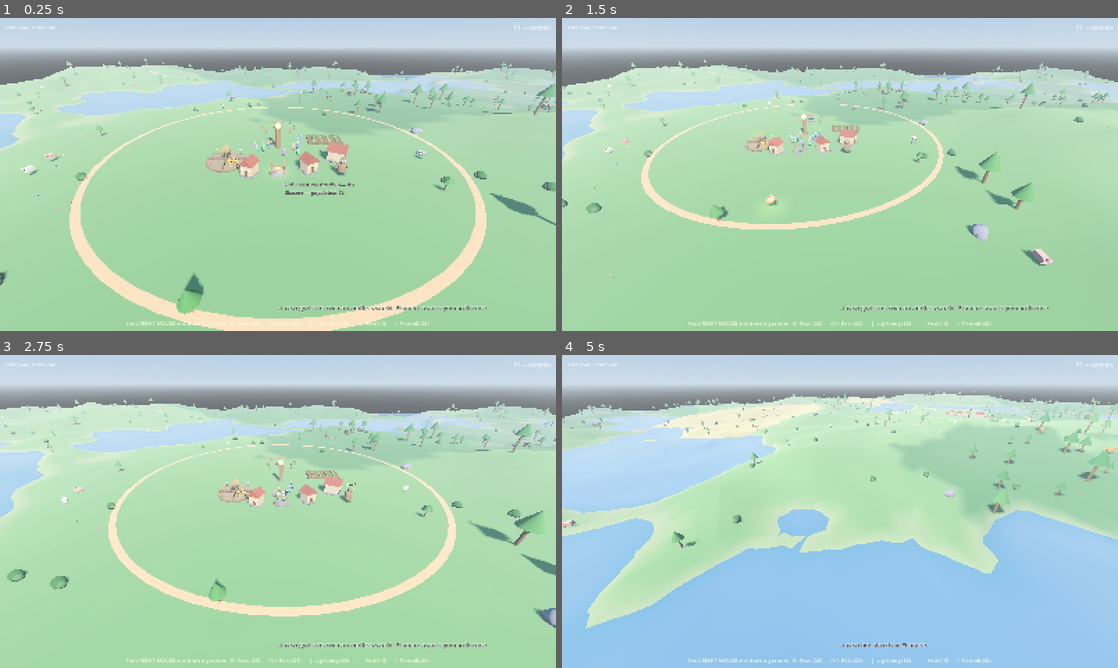
Above: before the commit, frames 1-4 (two rows, left to right).
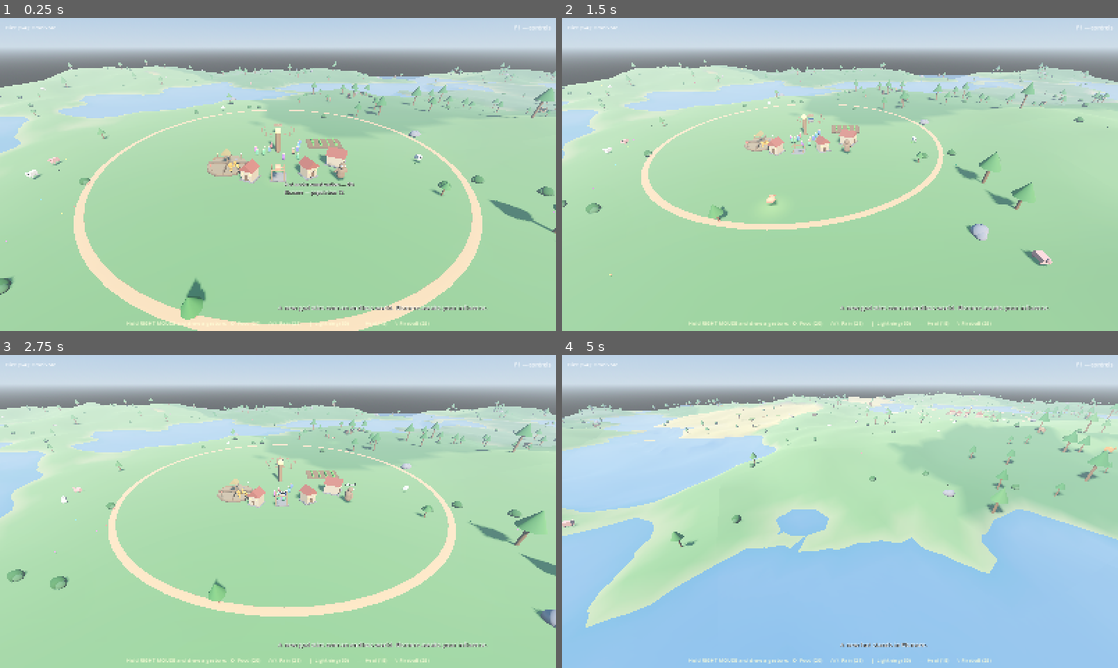
Above: after the commit, the same moments.

Repository: tjloman/tjloman
Game: Godot game, scene res://scenes/main.tscn
Same seed, same stepped clock (60 frames per second), same inputs: the game is played once before the commit and once after it.
Inputs (mouse positions are in pixels of both pictures, inside the frame that each line leads up to):
- Up to frame 1 (0.25 s): no input
- Up to frame 2 (1.5 s): move the mouse to (962, 158) at 0.52 s; hold Right 0.53-1.25 s; hold S (cam_back) 0.53-1.25 s; click (962, 158) at 0.67 s; drag from (728, 190) to (812, 237) at 1.27 s
- Up to frame 3 (2.75 s): move the mouse to (333, 442) at 2.02 s; hold Right from 2.03 s (still down); hold A (cam_left) from 2.03 s (still down)
- Up to frame 4 (5 s): release Right at 2.75 s; release A (cam_left) at 2.75 s; drag from (812, 574) to (673, 464) at 2.77 s; move the mouse to (1006, 558) at 3.52 s; hold Left 3.53-4.25 s; hold Q (cam_rotate_left) 3.53-4.25 s; drag from (673, 464) to (756, 433) at 4.27 s

The runs differ from the first frame. In frame 1, 8.8% of the frame differs, in the area x 0-100%, y 12-100%; in frame 2, 0.4%; in frame 3, 0.5%; in frame 4, 0.9%.

Commit message:
Camera: stop tilt-up from corrupting the rig; ground the fireball scorch
The camera clamp set camera.global_position.y directly, but the camera
is a deeply-nested rotated child — that back-computes a nonzero local
x/y offset which the zoom lerp (only touching .z) never reset. So one
ground-cram permanently knocked the camera off its axis: zoom-to-hand
missed, rotation felt awkward. And tilting up (+40) drops the camera
below the pivot, straight into a hill, which triggered exactly that
corruption.

Now the rig height is managed on the RIG's y alone — never the camera's
local offset (which is forced back to (0,0,z) every frame, self-healing
any past drift). It lifts just enough to keep the camera above ground
when tilted up, and eases down to ride the terrain otherwise, with a
dead-zone so the two don't oscillate.

Also: zoom/yaw focus now falls back to zooming in place unless the
camera is tilted down enough that the hand's spot is a real ground
point within reach — a sky-pointing hand can no longer fling the rig
across the map. Max zoom already pulled to 70.

FIREBALL: the scorch decal is burned into the terrain under the blast,
not left floating where a mid-air detonation happened. Farm earthen bed
deepened so hills stop poking through the field on slopes.

Co-Authored-By: Claude Fable 5 <noreply@anthropic.com>
Claude-Session: https://claude.ai/code/session_01NqBKfyc5c6bViy6kUi2S7P

Diff:
--- a/scripts/miracles/fireball.gd
+++ b/scripts/miracles/fireball.gd
@@ -128,8 +128,14 @@
 	flash.omni_range = 22.0
 	flash.position = pos + Vector3(0, 2, 0)
 	scene.add_child(flash)
+	# The scorch is burned into the GROUND, wherever the blast happened
+	# above it — never left floating in mid-air.
+	var ground_y := pos.y
+	var world := get_tree().get_first_node_in_group("world_gen") as WorldGen
+	if world != null:
+		ground_y = maxf(world.height_at(pos.x, pos.z), WorldGen.WATER_LEVEL)
 	var scorch := Util.cylinder(BLAST_RADIUS * 0.55, 0.06, Color(0.12, 0.09, 0.07),
-		pos + Vector3(0, 0.04, 0))
+		Vector3(pos.x, ground_y + 0.05, pos.z))
 	scene.add_child(scorch)
 
 	var tween := scene.create_tween()
--- a/scripts/player/camera_rig.gd
+++ b/scripts/player/camera_rig.gd
@@ -70,10 +70,14 @@
 	if rot != 0.0:
 		_yaw_around_focus(-rot * ROTATE_SPEED * delta)
 
+	# The camera only ever sits back along its own +Z. Forcing x/y to zero
+	# each frame heals any drift (e.g. an old ground-clamp that nudged the
+	# global position) so zoom-to-hand and rotation stay true.
+	camera.position.x = 0.0
+	camera.position.y = 0.0
 	camera.position.z = lerpf(camera.position.z, zoom_distance, minf(delta * 8.0, 1.0))
 
-	_follow_terrain(delta)
-	_clamp_camera_above_ground()
+	_update_rig_height(delta)
 
 	# TRUE lock-on: while following, the target sits centered in frame —
 	# orbit and zoom move around it, the camera keeps looking AT it.
@@ -84,33 +88,29 @@
 			camera.look_at(aim, Vector3.UP)
 
 
-## The rig's pivot rides the landscape so hills don't swallow the camera.
-func _follow_terrain(delta: float) -> void:
-	var space := get_world_3d().direct_space_state
-	var from := global_position + Vector3(0, 120.0, 0)
-	var query := PhysicsRayQueryParameters3D.create(from, from + Vector3(0, -300.0, 0), 1)
-	var hit := space.intersect_ray(query)
-	if not hit.is_empty():
-		var target_y: float = maxf(hit.position.y, 0.0)
-		global_position.y = lerpf(global_position.y, target_y, minf(delta * 5.0, 1.0))
-
-
-## The land is solid, even to gods: the camera never dips beneath the
-## terrain (or the water table). Checked against the pure-noise height
-## field, so it holds even where no chunk is loaded.
-func _clamp_camera_above_ground() -> void:
+## Keeps the whole rig at the right height WITHOUT ever touching the
+## camera's local offset: the pivot rides the terrain during normal play,
+## and lifts just enough to keep the CAMERA above ground when you tilt up
+## (which would otherwise sink the camera below the pivot into the hill).
+## Everything acts on the rig's y, so there's nothing to fight or corrupt.
+func _update_rig_height(delta: float) -> void:
 	if _world_cache == null or not is_instance_valid(_world_cache):
 		_world_cache = get_tree().get_first_node_in_group("world_gen") as WorldGen
 		if _world_cache == null:
 			return
-	var cam_pos := camera.global_position
-	# The cushion shrinks as you zoom in, so a close camera can sit right
-	# down at ankle height and look up — without ever entering the ground.
+	var cam := camera.global_position
+	# Cushion shrinks as you zoom in, so a close camera sits at ankle
+	# height and looks up — without entering the ground.
 	var cushion := clampf(zoom_distance * 0.06, 0.3, 2.0)
 	var floor_y := maxf(
-		_world_cache.height_at(cam_pos.x, cam_pos.z), WorldGen.WATER_LEVEL) + cushion
-	if cam_pos.y < floor_y:
-		camera.global_position.y = floor_y
+		_world_cache.height_at(cam.x, cam.z), WorldGen.WATER_LEVEL) + cushion
+	if cam.y < floor_y:
+		global_position.y += (floor_y - cam.y) + 0.01   # lift so the camera clears
+	elif cam.y > floor_y + 0.5:
+		# Comfortably clear: ease the pivot down to ride the land under it.
+		var terrain := maxf(
+			_world_cache.height_at(global_position.x, global_position.z), 0.0)
+		global_position.y = lerpf(global_position.y, terrain, minf(delta * 5.0, 1.0))
 
 
 func _unhandled_input(event: InputEvent) -> void:
@@ -161,9 +161,16 @@
 ## your cursor stays put instead of the whole world swinging away. Falls
 ## back to the rig origin if the hand isn't ready.
 func _focus_point() -> Vector3:
-	if divine_hand != null and is_instance_valid(divine_hand):
+	# Only anchor to the hand when the camera is tilted DOWN enough that its
+	# spot is a genuine point on the ground (not a stale sky projection),
+	# and only when that point is within reach — otherwise a garbage focus
+	# would fling the rig across the map. Fall back to zooming in place.
+	if divine_hand != null and is_instance_valid(divine_hand) \
+			and pitch_node.rotation_degrees.x < -8.0:
 		var p := divine_hand.ground_point
-		return Vector3(p.x, global_position.y, p.z)
+		var flat := Vector2(p.x - global_position.x, p.z - global_position.z)
+		if flat.length() < MAX_ZOOM:
+			return Vector3(p.x, global_position.y, p.z)
 	return global_position
 
 
--- a/scripts/world/farm.gd
+++ b/scripts/world/farm.gd
@@ -18,8 +18,10 @@
 func _ready() -> void:
 	add_to_group("farms")
 	set_meta("hover_name", "Farm")
-	# Earthen bed sunk into the slope so the field never floats.
-	add_child(Util.box(Vector3(7.4, 1.2, 5.4), Color(0.4, 0.29, 0.19), Vector3(0, -0.5, 0)))
+	# A deep earthen bed sunk into the slope so the field neither floats
+	# nor lets a hill poke up through it (grounded to the high corner, the
+	# bed bridges the downhill drop and buries the uphill rise).
+	add_child(Util.box(Vector3(7.4, 3.0, 5.4), Color(0.4, 0.29, 0.19), Vector3(0, -1.4, 0)))
 	add_child(Util.box(Vector3(7, 0.15, 5), Color(0.45, 0.32, 0.2), Vector3(0, 0.07, 0)))
 	for x in 4:
 		for z in 3:
